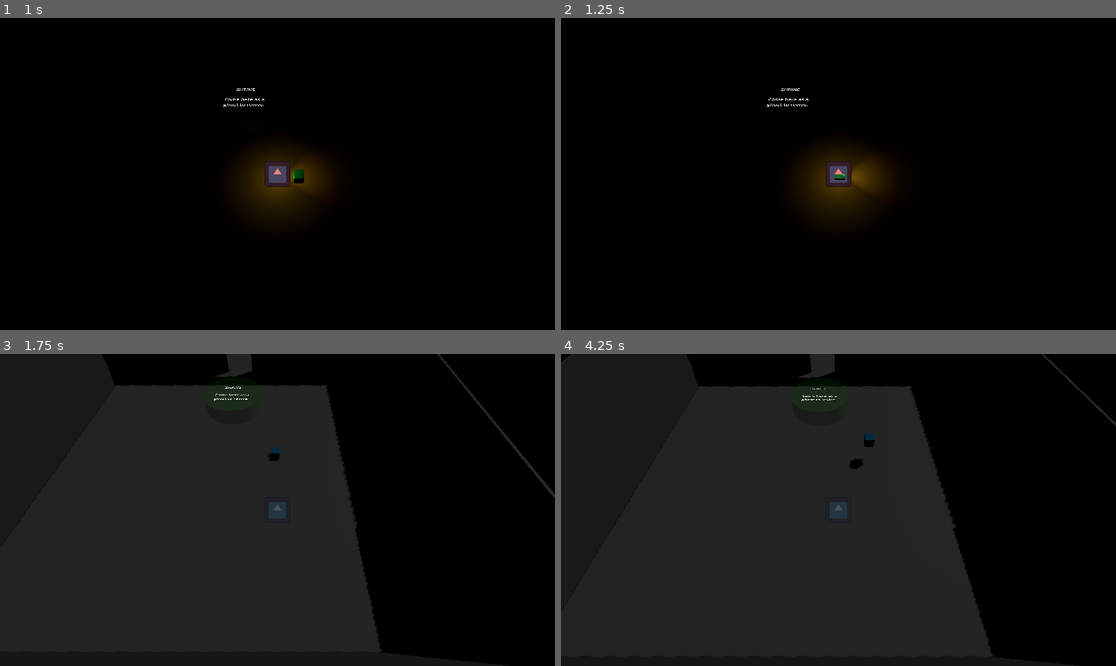
Above: before the commit, frames 1-4 (two rows, left to right).
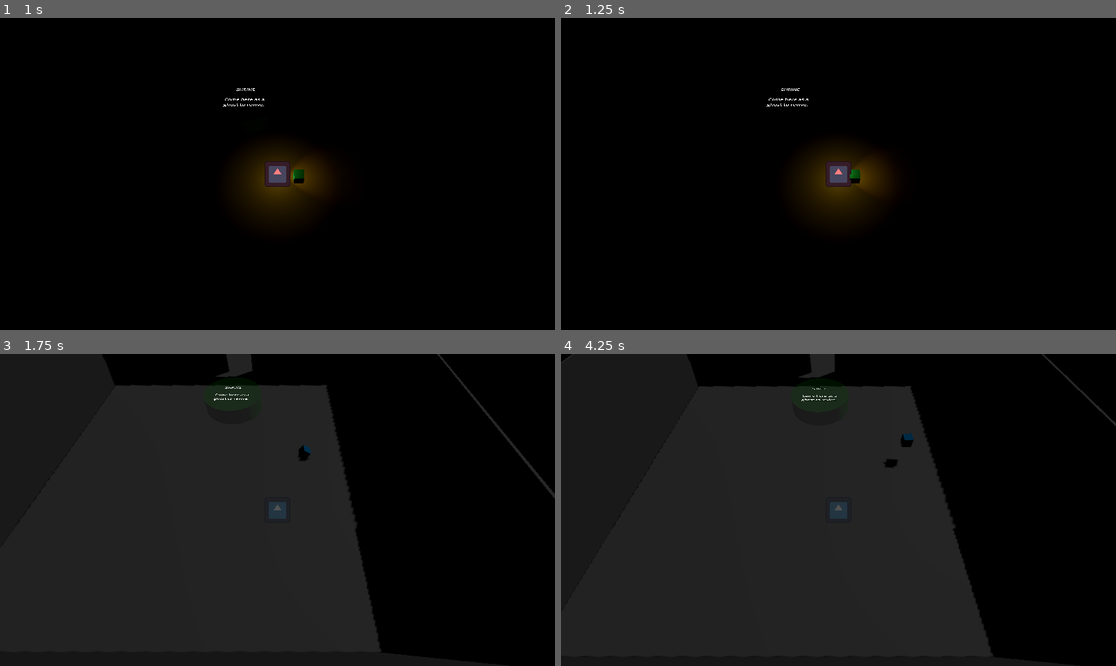
Above: after the commit, the same moments.

Repository: Rusty-Rat-Studios/dead-living-and-dying
Game: Godot game, scene res://game.tscn
The game is run twice, just before and just after one commit, with the same random seed, the same clock (stepped at 60 frames per second) and the same inputs. The engine's default icon, where the game draws it, is replaced by a stand-in: a white triangle on a blue panel in a dark square.
Inputs (mouse positions are in pixels of both pictures, inside the frame that each line leads up to):
- Up to frame 1 (1 s): tap Enter at 0.5 s; move the mouse to (399, 158) at 0.52 s; hold Right (ui_right) from 0.53 s (still down); tap Tab at 0.6 s
- Up to frame 2 (1.25 s): keep holding Right (ui_right)
- Up to frame 3 (1.75 s): move the mouse to (166, 525) at 1.27 s; release Right (ui_right) at 1.28 s; hold Down (ui_down) from 1.28 s (still down); tap Tab at 1.35 s
- Up to frame 4 (4.25 s): move the mouse to (894, 441) at 2.02 s; release Down (ui_down) at 2.03 s; hold Right (ui_right) 2.03-2.78 s; tap Tab at 2.1, 2.85, 3.6 s; move the mouse to (810, 572) at 2.77 s; hold Up (ui_up) 2.78-3.53 s; move the mouse to (1005, 556) at 3.52 s; hold Left (ui_left) from 3.53 s (still down)

Frame 1 is identical in both runs. In frame 2, 0.1% of the frame differs, in the area x 49-54%, y 48-54%; in frame 3, 0.1%; in frame 4, 0.3%, in the area x 51-64%, y 25-37%.

Commit message:
Update possessable hurtbox to sphere; allow player collision

Diff:
--- a/player/player.tscn
+++ b/player/player.tscn
@@ -5,7 +5,7 @@
 [ext_resource type="Texture2D" uid="uid://cey8vsju0vbgx" path="res://icon.svg" id="2_goh7u"]
 
 [node name="Player" type="CharacterBody3D"]
-collision_layer = 2
+collision_layer = 6
 script = ExtResource("1_ndccg")
 
 [node name="CollisionShape3D" type="CollisionShape3D" parent="."]
--- a/possessable/possessable.gd
+++ b/possessable/possessable.gd
@@ -66,8 +66,8 @@
 			linear_velocity.y = lerp(linear_velocity.y, height_diff * FLOAT_FORCE, delta)
 
 
-func _integrate_forces(state: PhysicsDirectBodyState3D) -> void:
-	if linear_velocity.length() < DAMAGE_VELOCITY:
+func _integrate_forces(_state: PhysicsDirectBodyState3D) -> void:
+	if not is_possessable and linear_velocity.length() < DAMAGE_VELOCITY:
 		$AttackRange.collision_mask = CollisionBit.PLAYER
 		$Hurtbox.collision_layer = 0
 		is_possessable = true
--- a/possessable/possessable.tscn
+++ b/possessable/possessable.tscn
@@ -12,8 +12,7 @@
 [sub_resource type="BoxShape3D" id="BoxShape3D_42qqj"]
 size = Vector3(0.5, 0.5, 0.5)
 
-[sub_resource type="CylinderShape3D" id="CylinderShape3D_mn788"]
-height = 1.0
+[sub_resource type="SphereShape3D" id="SphereShape3D_5ey0f"]
 radius = 8.0
 
 [sub_resource type="BoxShape3D" id="BoxShape3D_iv7gq"]
@@ -36,7 +35,7 @@
 monitorable = false
 
 [node name="CollisionShape3D" type="CollisionShape3D" parent="AttackRange"]
-shape = SubResource("CylinderShape3D_mn788")
+shape = SubResource("SphereShape3D_5ey0f")
 
 [node name="Hurtbox" type="Area3D" parent="."]
 collision_layer = 0
